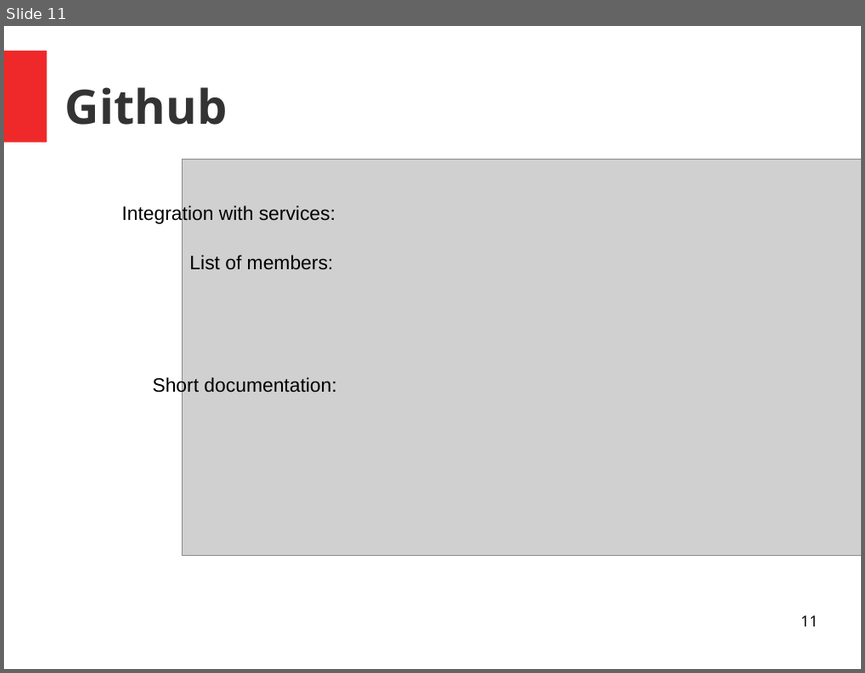
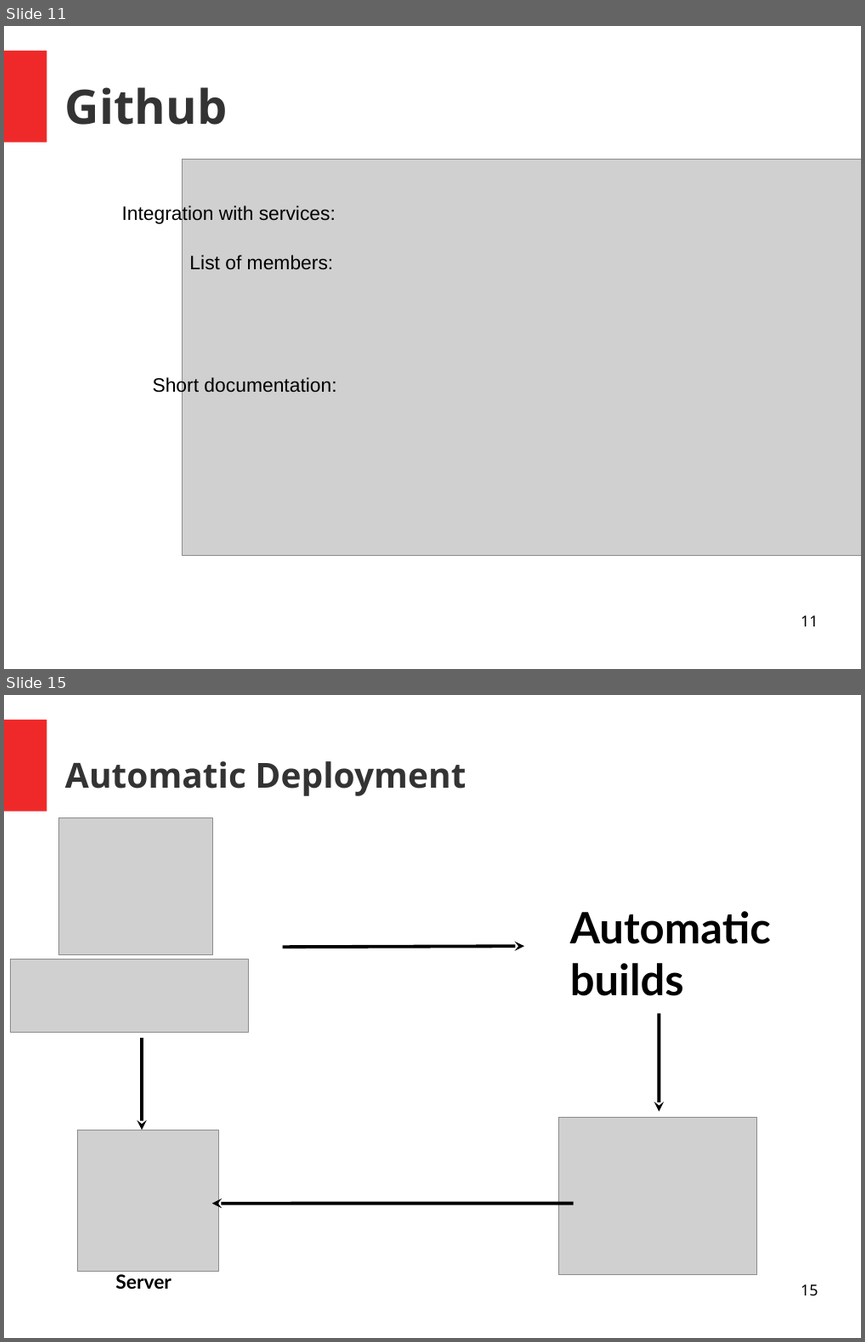
Before and after one commit to unige-pinfo-2019/PInfo3, a slide deck: Docs/Presentations/pres2.odp. Shown one above the other, each under a label of ours: slide 11 before the commit, slides 11 and 15 after it; the slides between them are not shown. The pictures are 865x673 and 865x1342 pixels, drawn with LibreOffice and Linux fonts; fonts in the diff are those of the drawing; grey boxes stand for pictures. Boxes give left, top, right and bottom in pixels: in the first picture for what was removed or moved away, otherwise in the second. Text is boxed around its words. In the diff, an @@ line names an element or a change of style, - is before the commit and + after.

Commit message:
presentation update + deploy script update

```diff
--- a/Docs/Presentations/pres2.odp
+++ b/Docs/Presentations/pres2.odp
@@ slide 15 added at (x1=4, y1=695, x2=861, y2=1338), background #FFFFFF; not listed: 1 template element that a slide beside it also shows @@
@@ title added at (x1=65, y1=761, x2=466, y2=796), 32 pt, text #333333, bold @@
+Automatic Deployment
@@ picture added at (x1=59, y1=817, x2=213, y2=954) @@
@@ text added at (x1=570, y1=911, x2=771, y2=996), 40 pt, text #000000, bold @@
+Automatic
+builds
@@ arrow added from (282, 947) to (524, 946), #000000 3 pt @@
@@ picture added at (x1=10, y1=959, x2=249, y2=1032) @@
@@ arrow added from (659, 1013) to (659, 1111), #000000 3 pt @@
@@ arrow added from (142, 1038) to (142, 1129), #000000 3 pt @@
@@ picture added at (x1=559, y1=1117, x2=756, y2=1274) @@
@@ picture added at (x1=77, y1=1129, x2=218, y2=1270) @@
@@ arrow added from (574, 1203) to (212, 1203), #000000 3 pt @@
@@ text added at (x1=115, y1=1274, x2=171, y2=1289), 18 pt, text #000000, bold @@
+Server
@@ page number added at (x1=800, y1=1284, x2=817, y2=1296), 14 pt, text #000000 @@
+15
```
Also in this commit, not shown: 3 slides changed, 4 other slides added, 7 slides removed, 1 other file.
